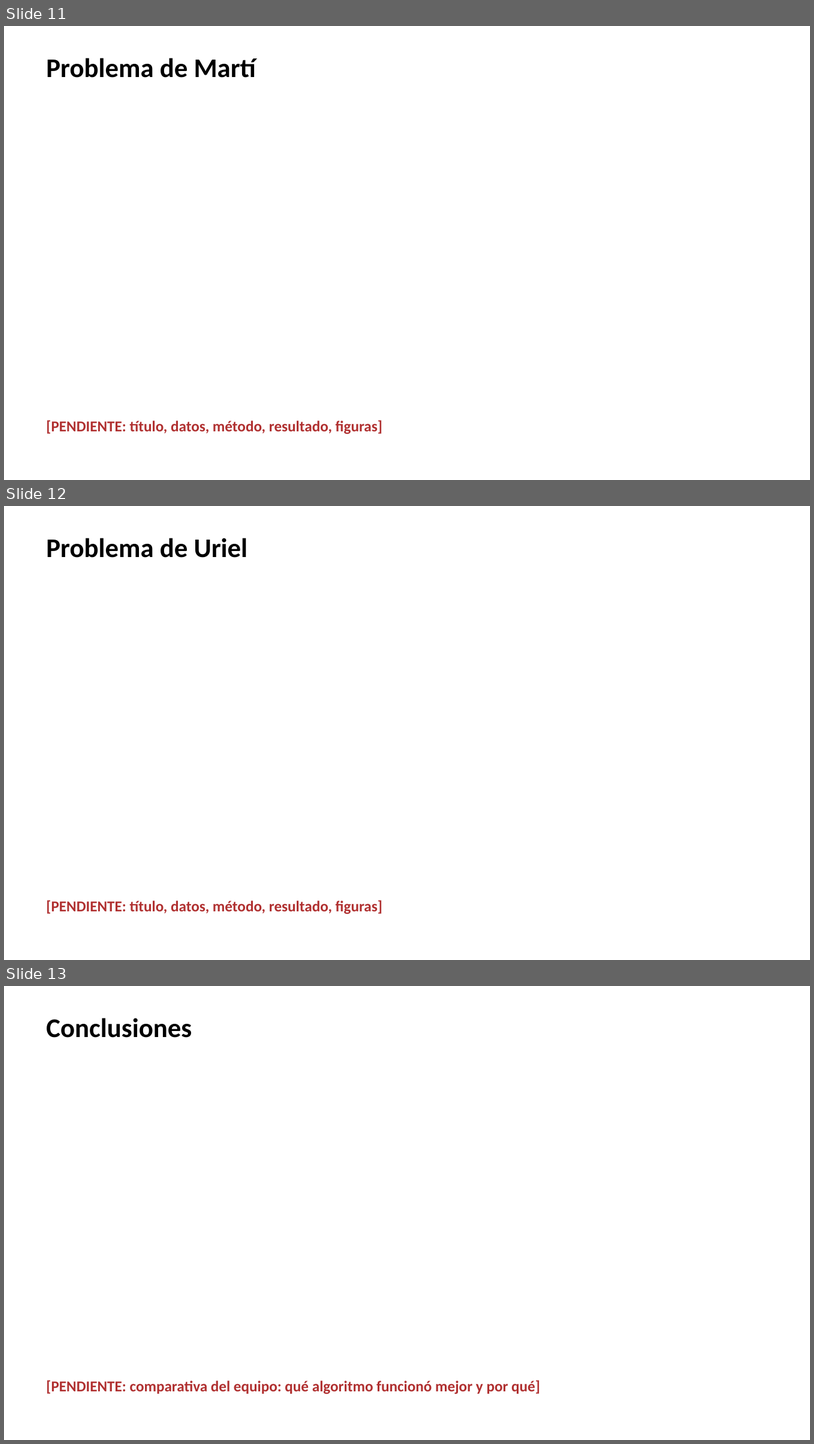
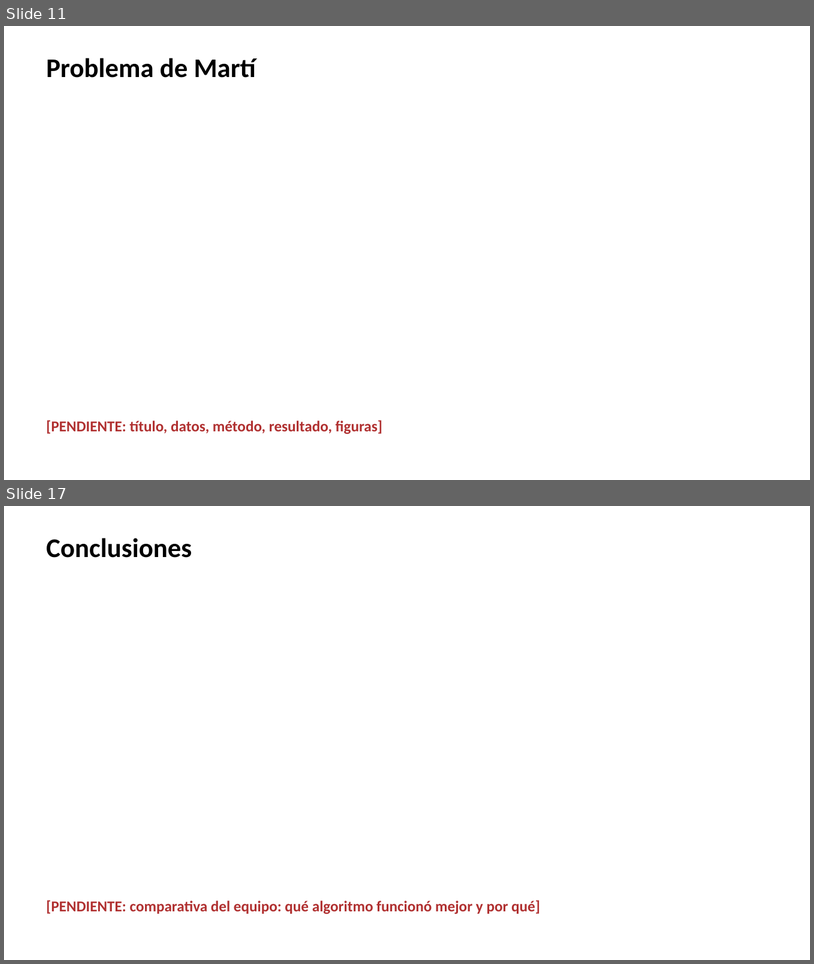
Before and after one commit to ArnauMontull/CPIA-Expo, a slide deck: presentacion/expo_cpia.pptx. Shown one above the other, each under a label of ours: slides 11, 12 and 13 before the commit, slides 11 and 17 after it; the slides between them are not shown. The pictures are 814x1444 and 814x964 pixels, drawn with LibreOffice and Linux fonts; fonts in the diff are those of the drawing. Boxes give left, top, right and bottom in pixels: in the first picture for what was removed or moved away, otherwise in the second. Text is boxed around its words. In the diff, an @@ line names an element or a change of style, - is before the commit and + after.

```diff
--- a/presentacion/expo_cpia.pptx
+++ b/presentacion/expo_cpia.pptx
@@ slide 12 removed at [4, 506, 810, 960], background #FFFFFF @@
@@ text removed at [46, 538, 248, 558] @@
-Problema de Uriel
@@ text removed at [46, 900, 383, 914] @@
-[PENDIENTE: título, datos, método, resultado, figuras]
@@ what was slide 13 is now slide 17 @@
```
Also in this commit, not shown: 5 slides added, 6 other files.
